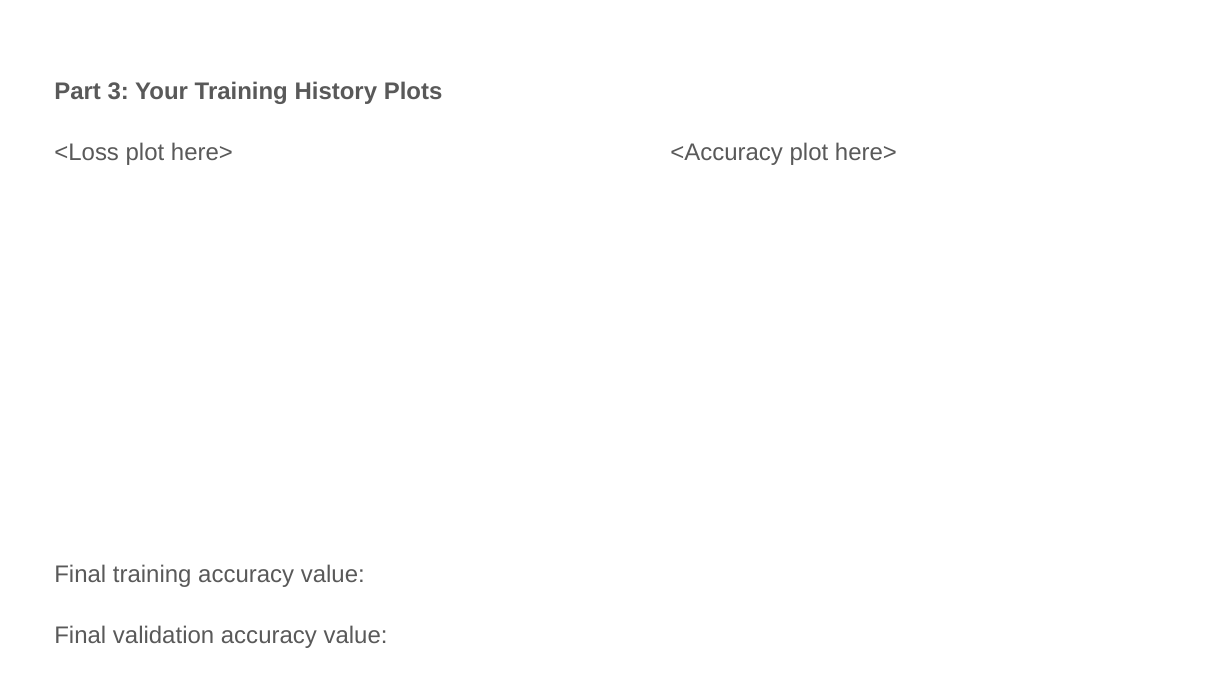
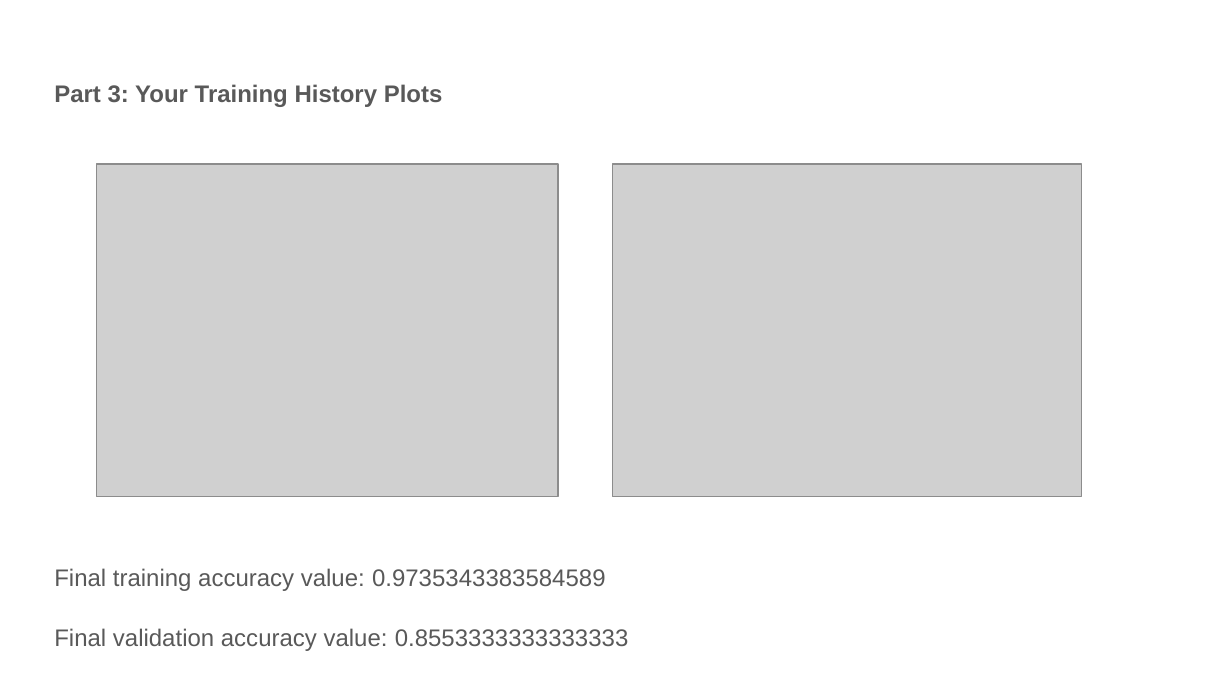
Before and after one commit to jielyugt/scene_recognition_deep, a slide deck: slide 7 of proj6_template.pptx. Drawn at 1232x693 pixels with LibreOffice and Linux fonts; fonts in the diff are those of the drawing; grey boxes stand for pictures. Boxes give left, top, right and bottom in pixels: in the first picture for what was removed or moved away, otherwise in the second. Text is boxed around its words. In the diff, an @@ line names an element or a change of style, - is before the commit and + after.

```diff
--- a/proj6_template.pptx
+++ b/proj6_template.pptx
@@ picture added at (96,164,558,496) @@
@@ picture added at (612,164,1082,496) @@
@@ text at (54,568,628,651): text changed @@
-<Loss plot here> <Accuracy plot here>
-Final training accuracy value:
-Final validation accuracy value:
+Final training accuracy value: 0.9735343383584589
+Final validation accuracy value: 0.8553333333333333
```
Also in this commit, not shown: 8 other slides changed, 1 slide added, 1 slide removed, 15 other files.
